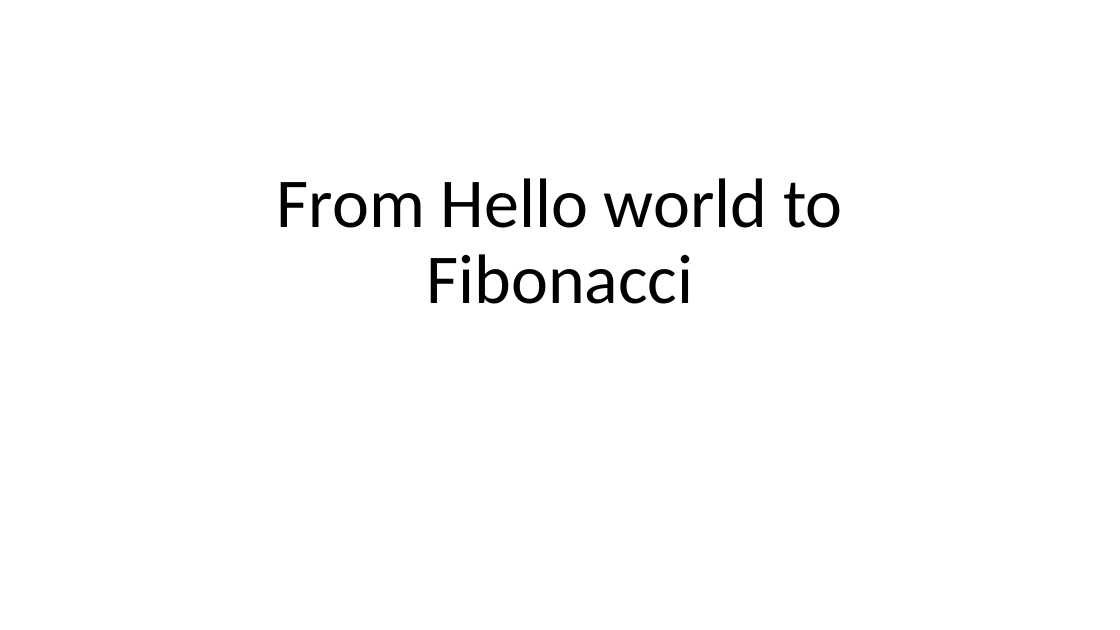
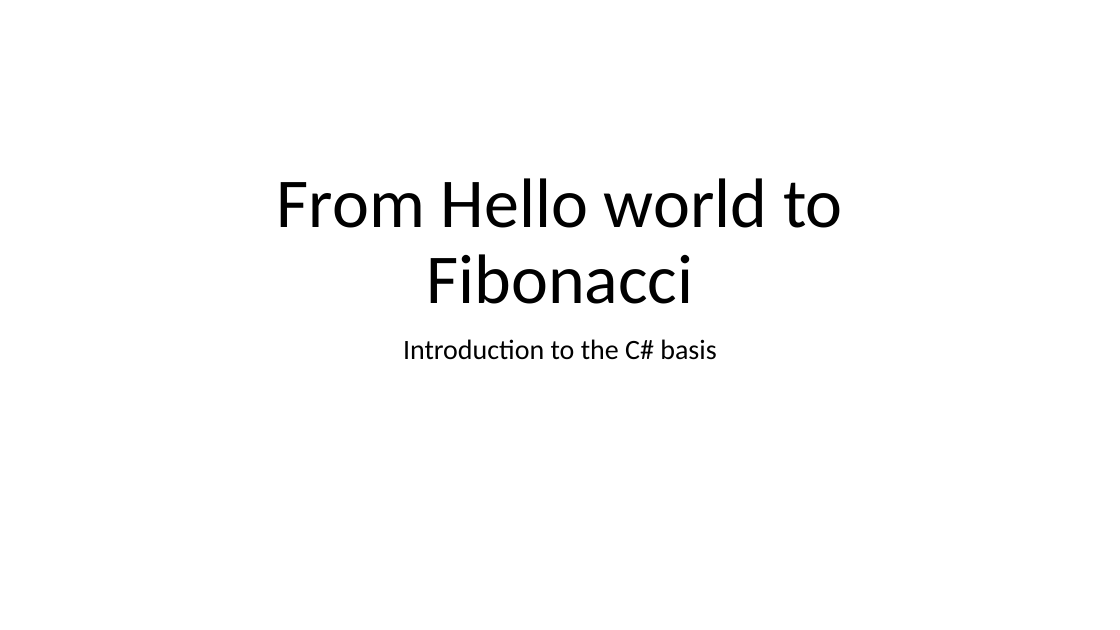
Before and after one commit to guillaume-chervet/course.dotnet, a slide deck: slide 47 of documentations/dotnet6.pptx (slide 49 before the commit). Drawn at 1120x630 pixels with LibreOffice and Linux fonts; fonts in the diff are those of the drawing. Boxes give left, top, right and bottom in pixels: in the first picture for what was removed or moved away, otherwise in the second. Text is boxed around its words. In the diff, an @@ line names an element or a change of style, - is before the commit and + after.

```diff
--- a/documentations/dotnet6.pptx
+++ b/documentations/dotnet6.pptx
@@ subtitle added at [403, 339, 716, 360], 24 pt, text #000000 @@
+Introduction to the C# basis
```
Also in this commit, not shown: 8 other slides changed, 4 slides added, 4 slides removed, 1 other file.
